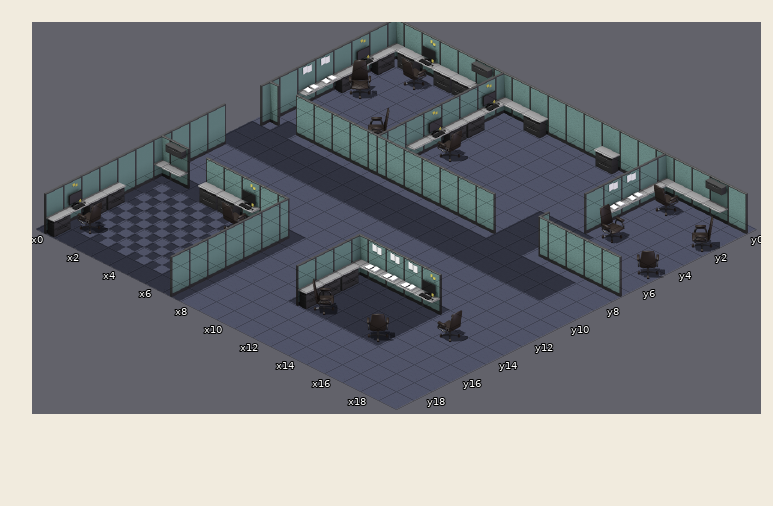
A Tiled map gets an edit: map/lvlone.tmx. The picture above is the old version.
Cells are 64x32 px. Isometric: x runs down to the right, y down to the left. Shown: x 0..19, y 0..19.
New version:
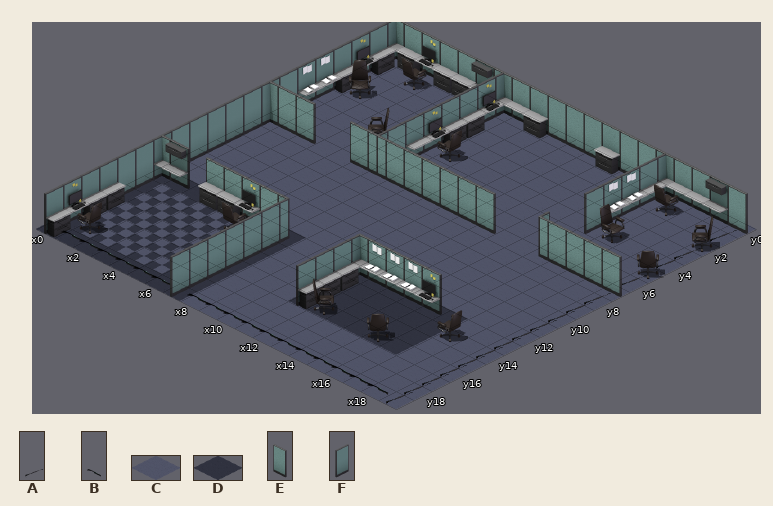
Key: from "231": A 0; from "2312312": B 0; from "carpet": C 0, D 15; from "cubicles": E 4, F 5.
_ is an empty cell.
The exact change:
Layer "background":
The edit turns tile D into tile C in row 5 at x 13 to 15; in row 6 at x 13 to 14; in row 7 at x 1 and 13 to 14; in rows 8 to 9 at x 0 to 17.
The edit turns tile C into tile D in rows 13 to 16 at x 16.
Layer "object":
There is now tile A in row 1 at x 19; in rows 3 to 4 at x 19; in row 6 at x 19; in rows 8 to 19 at x 19.
There is now tile B in row 19 at x 1 to 6 and 8 to 18.
There is now tile E in row 7 at x 1.
There is now tile F in rows 8 to 9 at x 0.
Tile E is gone in row 7 at x 3 to 4.
Changed places in both pictures, as pixel boxes (x1, y1, x2, y2):
changed: (61, 85, 737, 405)
